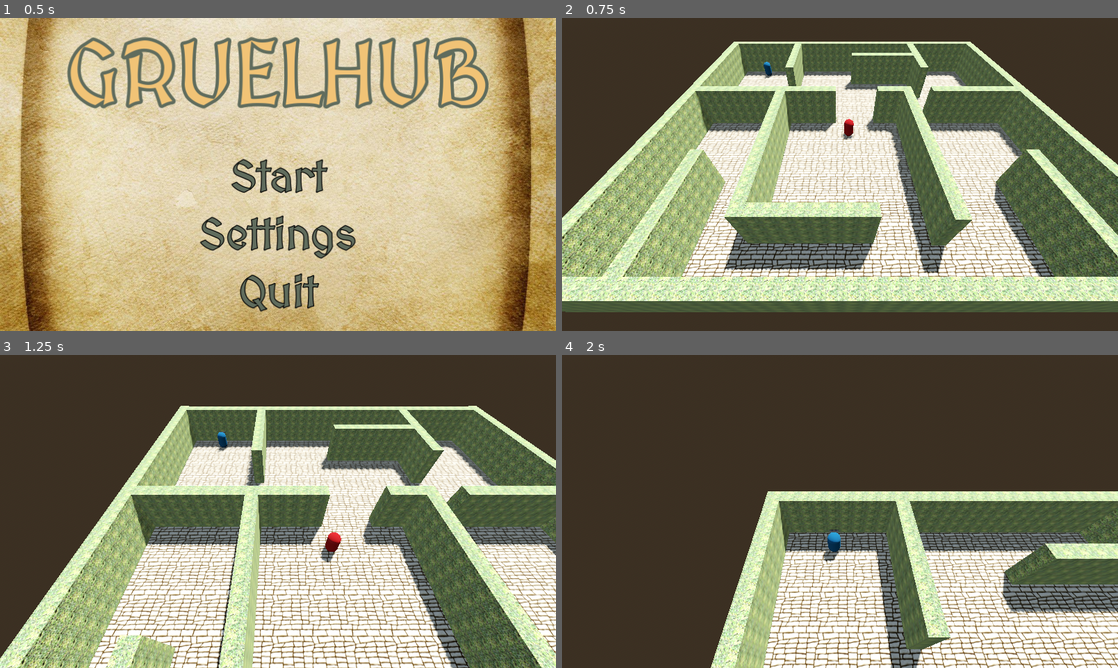
Above: before the commit, frames 1-4 (two rows, left to right).
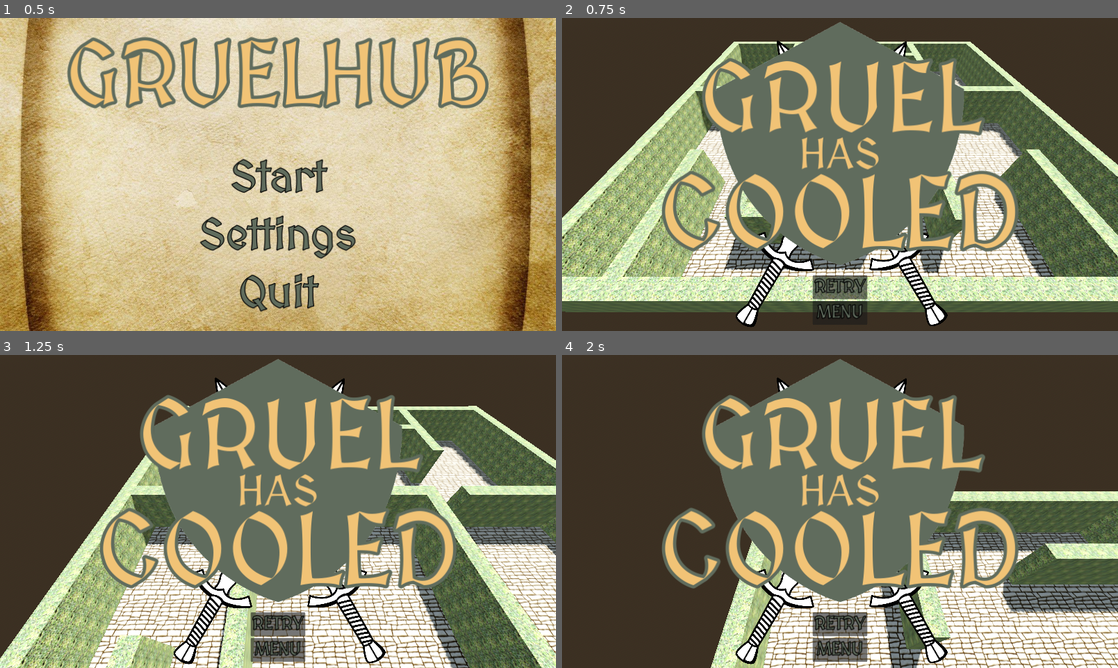
Above: after the commit, the same moments.

Repository: chumofchums/Abberation
Game: Godot game, scene res://start_menu.tscn
Two runs of this game, one before a commit and one after it. Both use one fixed random seed, a clock stepped at 60 frames per second and the inputs below.
Inputs (mouse positions are in pixels of both pictures, inside the frame that each line leads up to):
- Up to frame 1 (0.5 s): no input
- Up to frame 2 (0.75 s): click "Start" at 0.5 s
- Up to frame 3 (1.25 s): no input
- Up to frame 4 (2 s): click (840, 624) at 1.25 s, where only the run after the commit has a clickable "RETRY"

Frame 1 is identical in both runs. In frame 2, 32% of the frame differs, in the area x 17-83%, y 1-99%; in frame 3, 32%; in frame 4, 32%, in the area x 18-83%, y 1-99%.

Commit message:
add fail animation

Diff:
--- a/player/FailScreen.gd
+++ b/player/FailScreen.gd
@@ -3,5 +3,5 @@
 @onready var fail_cutscene: AnimationPlayer = $"../FailCutscene"
 
 func _on_gruel_temp_bar_gruel_timeout() -> void:
-	fail_cutscene.play("fail_screen")
+	fail_cutscene.play("fail_anim")
 	await fail_cutscene.animation_finished
--- a/player/PlayerUI.gd
+++ b/player/PlayerUI.gd
@@ -6,3 +6,4 @@
 # Called when the node enters the scene tree for the first time.
 func _ready() -> void:
 	gruel_temp_bar.visible = false
+	#fail_screen.visible = false
--- a/world.tscn
+++ b/world.tscn
@@ -10,6 +10,8 @@
 [ext_resource type="Script" path="res://player/GruelTemperature.gd" id="7_vxugl"]
 [ext_resource type="Script" path="res://player/FailScreen.gd" id="8_0fhs1"]
 [ext_resource type="Theme" uid="uid://cmv7tmblhvfuo" path="res://menu_theme.tres" id="8_ftefi"]
+[ext_resource type="Texture2D" uid="uid://sm03tgg720ta" path="res://textures/shield_canva.png" id="10_6ek61"]
+[ext_resource type="Texture2D" uid="uid://gtsfa0ch6jcr" path="res://textures/sword.png" id="10_yy85e"]
 
 [sub_resource type="ProceduralSkyMaterial" id="ProceduralSkyMaterial_757gv"]
 sky_horizon_color = Color(0.64625, 0.65575, 0.67075, 1)
@@ -49,207 +51,197 @@
 
 [sub_resource type="StyleBoxEmpty" id="StyleBoxEmpty_agxvy"]
 
-[sub_resource type="StyleBoxEmpty" id="StyleBoxEmpty_reccp"]
-
-[sub_resource type="StyleBoxEmpty" id="StyleBoxEmpty_ibwtb"]
-
-[sub_resource type="StyleBoxEmpty" id="StyleBoxEmpty_wmacn"]
-
-[sub_resource type="StyleBoxEmpty" id="StyleBoxEmpty_i56ql"]
-
-[sub_resource type="StyleBoxEmpty" id="StyleBoxEmpty_po6ft"]
-
-[sub_resource type="Animation" id="Animation_mvbuc"]
+[sub_resource type="Animation" id="Animation_lugql"]
+resource_name = "fail_anim"
+length = 4.0
+tracks/0/type = "value"
+tracks/0/imported = false
+tracks/0/enabled = true
+tracks/0/path = NodePath("FailScreen/Gruel:theme_override_font_sizes/font_size")
+tracks/0/interp = 1
+tracks/0/loop_wrap = true
+tracks/0/keys = {
+"times": PackedFloat32Array(0.1, 0.4),
+"transitions": PackedFloat32Array(1, 1),
+"update": 0,
+"values": [700, 220]
+}
+tracks/1/type = "value"
+tracks/1/imported = false
+tracks/1/enabled = true
+tracks/1/path = NodePath("FailScreen/Gruel:self_modulate")
+tracks/1/interp = 1
+tracks/1/loop_wrap = true
+tracks/1/keys = {
+"times": PackedFloat32Array(0.1, 0.3),
+"transitions": PackedFloat32Array(1, 1),
+"update": 0,
+"values": [Color(1, 1, 1, 0), Color(1, 1, 1, 1)]
+}
+tracks/2/type = "value"
+tracks/2/imported = false
+tracks/2/enabled = true
+tracks/2/path = NodePath("FailScreen/Has:theme_override_font_sizes/font_size")
+tracks/2/interp = 1
+tracks/2/loop_wrap = true
+tracks/2/keys = {
+"times": PackedFloat32Array(1, 1.3),
+"transitions": PackedFloat32Array(1, 1),
+"update": 0,
+"values": [400, 100]
+}
+tracks/3/type = "value"
+tracks/3/imported = false
+tracks/3/enabled = true
+tracks/3/path = NodePath("FailScreen/Has:self_modulate")
+tracks/3/interp = 1
+tracks/3/loop_wrap = true
+tracks/3/keys = {
+"times": PackedFloat32Array(1, 1.2),
+"transitions": PackedFloat32Array(1, 1),
+"update": 0,
+"values": [Color(1, 1, 1, 0), Color(1, 1, 1, 1)]
+}
+tracks/4/type = "value"
+tracks/4/imported = false
+tracks/4/enabled = true
+tracks/4/path = NodePath("FailScreen/Cooled:theme_override_font_sizes/font_size")
+tracks/4/interp = 1
+tracks/4/loop_wrap = true
+tracks/4/keys = {
+"times": PackedFloat32Array(2, 2.3),
+"transitions": PackedFloat32Array(1, 1),
+"update": 0,
+"values": [630, 230]
+}
+tracks/5/type = "value"
+tracks/5/imported = false
+tracks/5/enabled = true
+tracks/5/path = NodePath("FailScreen/Cooled:self_modulate")
+tracks/5/interp = 1
+tracks/5/loop_wrap = true
+tracks/5/keys = {
+"times": PackedFloat32Array(2, 2.2),
+"transitions": PackedFloat32Array(1, 1),
+"update": 0,
+"values": [Color(1, 1, 1, 0), Color(1, 1, 1, 1)]
+}
+tracks/6/type = "value"
+tracks/6/imported = false
+tracks/6/enabled = true
+tracks/6/path = NodePath("FailScreen/Sword:position")
+tracks/6/interp = 1
+tracks/6/loop_wrap = true
+tracks/6/keys = {
+"times": PackedFloat32Array(3.2, 3.4),
+"transitions": PackedFloat32Array(1, 1),
+"update": 0,
+"values": [Vector2(104, 643), Vector2(548, -126)]
+}
+tracks/7/type = "value"
+tracks/7/imported = false
+tracks/7/enabled = true
+tracks/7/path = NodePath("FailScreen/Sword2:position")
+tracks/7/interp = 1
+tracks/7/loop_wrap = true
+tracks/7/keys = {
+"times": PackedFloat32Array(3.2, 3.4),
+"transitions": PackedFloat32Array(1, 1),
+"update": 0,
+"values": [Vector2(644, 911), Vector2(218, 174)]
+}
+tracks/8/type = "value"
+tracks/8/imported = false
+tracks/8/enabled = true
+tracks/8/path = NodePath("FailScreen/ColorRect:self_modulate")
+tracks/8/interp = 1
+tracks/8/loop_wrap = true
+tracks/8/keys = {
+"times": PackedFloat32Array(3, 3.2, 3.3),
+"transitions": PackedFloat32Array(1, 1, 1),
+"update": 0,
+"values": [Color(1, 1, 1, 0), Color(1, 1, 1, 0.545098), Color(1, 1, 1, 0)]
+}
+tracks/9/type = "value"
+tracks/9/imported = false
+tracks/9/enabled = true
+tracks/9/path = NodePath("FailScreen/VBoxContainer/Retry Button:self_modulate")
+tracks/9/interp = 1
+tracks/9/loop_wrap = true
+tracks/9/keys = {
+"times": PackedFloat32Array(3.6, 3.8),
+"transitions": PackedFloat32Array(1, 1),
+"update": 0,
+"values": [Color(1, 1, 1, 0), Color(1, 1, 1, 1)]
+}
+tracks/10/type = "value"
+tracks/10/imported = false
+tracks/10/enabled = true
+tracks/10/path = NodePath("FailScreen/VBoxContainer/Menu Button:self_modulate")
+tracks/10/interp = 1
+tracks/10/loop_wrap = true
+tracks/10/keys = {
+"times": PackedFloat32Array(3.8, 4),
+"transitions": PackedFloat32Array(1, 1),
+"update": 0,
+"values": [Color(1, 1, 1, 0), Color(1, 1, 1, 1)]
+}
+tracks/11/type = "value"
+tracks/11/imported = false
+tracks/11/enabled = true
+tracks/11/path = NodePath("FailScreen/Shield:self_modulate")
+tracks/11/interp = 1
+tracks/11/loop_wrap = true
+tracks/11/keys = {
+"times": PackedFloat32Array(0, 0.1),
+"transitions": PackedFloat32Array(1, 1),
+"update": 0,
+"values": [Color(1, 1, 1, 0), Color(1, 1, 1, 1)]
+}
+
+[sub_resource type="Animation" id="Animation_hxsgw"]
 length = 0.001
 tracks/0/type = "value"
 tracks/0/imported = false
 tracks/0/enabled = true
-tracks/0/path = NodePath("FailScreen/Gruel:position")
+tracks/0/path = NodePath("FailScreen/VBoxContainer/Retry Button:self_modulate")
 tracks/0/interp = 1
 tracks/0/loop_wrap = true
 tracks/0/keys = {
 "times": PackedFloat32Array(0),
 "transitions": PackedFloat32Array(1),
 "update": 0,
-"values": [Vector2(-500, 223)]
+"values": [Color(1, 1, 1, 1)]
 }
 tracks/1/type = "value"
 tracks/1/imported = false
 tracks/1/enabled = true
-tracks/1/path = NodePath("FailScreen/Has:position")
+tracks/1/path = NodePath("FailScreen/VBoxContainer/Menu Button:self_modulate")
 tracks/1/interp = 1
 tracks/1/loop_wrap = true
 tracks/1/keys = {
 "times": PackedFloat32Array(0),
 "transitions": PackedFloat32Array(1),
 "update": 0,
-"values": [Vector2(1300, 320)]
+"values": [Color(1, 1, 1, 1)]
 }
 tracks/2/type = "value"
 tracks/2/imported = false
 tracks/2/enabled = true
-tracks/2/path = NodePath("FailScreen/Cooled:scale")
+tracks/2/path = NodePath("FailScreen/Shield:self_modulate")
 tracks/2/interp = 1
 tracks/2/loop_wrap = true
 tracks/2/keys = {
 "times": PackedFloat32Array(0),
 "transitions": PackedFloat32Array(1),
 "update": 0,
-"values": [Vector2(1, 1)]
-}
-tracks/3/type = "value"
-tracks/3/imported = false
-tracks/3/enabled = true
-tracks/3/path = NodePath("FailScreen/Cooled:position")
-tracks/3/interp = 1
-tracks/3/loop_wrap = true
-tracks/3/keys = {
-"times": PackedFloat32Array(0),
-"transitions": PackedFloat32Array(1),
-"update": 0,
-"values": [Vector2(446.5, 1000)]
-}
-tracks/4/type = "value"
-tracks/4/imported = false
-tracks/4/enabled = true
-tracks/4/path = NodePath("FailScreen/Cooled:theme_override_colors/font_color")
-tracks/4/interp = 1
-tracks/4/loop_wrap = true
-tracks/4/keys = {
-"times": PackedFloat32Array(0),
-"transitions": PackedFloat32Array(1),
-"update": 0,
-"values": [Color(0, 0, 0, 0)]
-}
-tracks/5/type = "value"
-tracks/5/imported = false
-tracks/5/enabled = true
-tracks/5/path = NodePath("FailScreen/VBoxContainer/Retry Button:visible")
-tracks/5/interp = 1
-tracks/5/loop_wrap = true
-tracks/5/keys = {
-"times": PackedFloat32Array(0),
-"transitions": PackedFloat32Array(1),
-"update": 1,
-"values": [false]
-}
-tracks/6/type = "value"
-tracks/6/imported = false
-tracks/6/enabled = true
-tracks/6/path = NodePath("FailScreen/VBoxContainer/Menu Button:visible")
-tracks/6/interp = 1
-tracks/6/loop_wrap = true
-tracks/6/keys = {
-"times": PackedFloat32Array(0),
-"transitions": PackedFloat32Array(1),
-"update": 1,
-"values": [false]
-}
-
-[sub_resource type="Animation" id="Animation_nd1u1"]
-resource_name = "fail_screen"
-length = 5.0
-tracks/0/type = "value"
-tracks/0/imported = false
-tracks/0/enabled = true
-tracks/0/path = NodePath("FailScreen/Gruel:position")
-tracks/0/interp = 1
-tracks/0/loop_wrap = true
-tracks/0/keys = {
-"times": PackedFloat32Array(0, 1),
-"transitions": PackedFloat32Array(1, 1),
-"update": 0,
-"values": [Vector2(-500, 223), Vector2(446.5, 223)]
-}
-tracks/1/type = "value"
-tracks/1/imported = false
-tracks/1/enabled = true
-tracks/1/path = NodePath("FailScreen/Has:position")
-tracks/1/interp = 1
-tracks/1/loop_wrap = true
-tracks/1/keys = {
-"times": PackedFloat32Array(0, 1, 2),
-"transitions": PackedFloat32Array(1, 1, 1),
-"update": 0,
-"values": [Vector2(1300, 320), Vector2(1300, 320), Vector2(446.5, 320)]
-}
-tracks/2/type = "value"
-tracks/2/imported = false
-tracks/2/enabled = true
-tracks/2/path = NodePath("FailScreen/Cooled:position")
-tracks/2/interp = 1
-tracks/2/loop_wrap = true
-tracks/2/keys = {
-"times": PackedFloat32Array(0, 2.5, 3),
-"transitions": PackedFloat32Array(1, 1, 1),
-"update": 0,
-"values": [Vector2(446.5, 1000), Vector2(446.5, 514.167), Vector2(446.5, 417)]
-}
-tracks/3/type = "value"
-tracks/3/imported = false
-tracks/3/enabled = true
-tracks/3/path = NodePath("FailScreen/Cooled:scale")
-tracks/3/interp = 1
-tracks/3/loop_wrap = true
-tracks/3/keys = {
-"times": PackedFloat32Array(2.5, 3),
-"transitions": PackedFloat32Array(1, 1),
-"update": 0,
-"values": [Vector2(10, 10), Vector2(1, 1)]
-}
-tracks/4/type = "value"
-tracks/4/imported = false
-tracks/4/enabled = true
-tracks/4/path = NodePath("FailScreen/Cooled:theme_override_colors/font_color")
-tracks/4/interp = 1
-tracks/4/loop_wrap = true
-tracks/4/keys = {
-"times": PackedFloat32Array(0, 2.5, 2.6),
-"transitions": PackedFloat32Array(1, 1, 1),
-"update": 0,
-"values": [Color(0, 0, 0, 0), Color(0, 0, 0, 0), Color(1, 1, 1, 1)]
-}
-tracks/5/type = "value"
-tracks/5/imported = false
-tracks/5/enabled = true
-tracks/5/path = NodePath("FailScreen/VBoxContainer/Menu Button:visible")
-tracks/5/interp = 1
-tracks/5/loop_wrap = true
-tracks/5/keys = {
-"times": PackedFloat32Array(0.7, 4.5, 5),
-"transitions": PackedFloat32Array(1, 1, 1),
-"update": 1,
-"values": [false, false, true]
-}
-tracks/6/type = "value"
-tracks/6/imported = false
-tracks/6/enabled = true
-tracks/6/path = NodePath("FailScreen/VBoxContainer/Retry Button:visible")
-tracks/6/interp = 1
-tracks/6/loop_wrap = true
-tracks/6/keys = {
-"times": PackedFloat32Array(0.7, 4.5, 5),
-"transitions": PackedFloat32Array(1, 1, 1),
-"update": 1,
-"values": [false, false, true]
-}
-tracks/7/type = "value"
-tracks/7/imported = false
-tracks/7/enabled = true
-tracks/7/path = NodePath("GruelTempBar:visible")
-tracks/7/interp = 1
-tracks/7/loop_wrap = true
-tracks/7/keys = {
-"times": PackedFloat32Array(0),
-"transitions": PackedFloat32Array(1),
-"update": 1,
-"values": [false]
+"values": [Color(1, 1, 1, 1)]
 }
 
 [sub_resource type="AnimationLibrary" id="AnimationLibrary_ivtb2"]
 _data = {
-"RESET": SubResource("Animation_mvbuc"),
-"fail_screen": SubResource("Animation_nd1u1")
+"RESET": SubResource("Animation_hxsgw"),
+"fail_anim": SubResource("Animation_lugql")
 }
 
 [sub_resource type="Animation" id="Animation_ib3b6"]
@@ -523,15 +515,59 @@
 theme_override_styles/panel = SubResource("StyleBoxEmpty_agxvy")
 script = ExtResource("8_0fhs1")
 
+[node name="Sword" type="TextureRect" parent="Player/CanvasLayer/FailScreen"]
+layout_mode = 0
+offset_left = 548.0
+offset_top = -126.0
+offset_right = 1136.0
+offset_bottom = 727.0
+rotation = 0.523599
+texture = ExtResource("10_yy85e")
+expand_mode = 1
+stretch_mode = 4
+flip_v = true
+
+[node name="Sword2" type="TextureRect" parent="Player/CanvasLayer/FailScreen"]
+layout_mode = 0
+offset_left = 218.0
+offset_top = 174.0
+offset_right = 805.999
+offset_bottom = 1027.0
+rotation = -0.523599
+texture = ExtResource("10_yy85e")
+expand_mode = 1
+stretch_mode = 4
+flip_v = true
+
+[node name="Shield" type="TextureRect" parent="Player/CanvasLayer/FailScreen"]
+layout_mode = 1
+anchors_preset = 8
+anchor_left = 0.5
+anchor_top = 0.5
+anchor_right = 0.5
+anchor_bottom = 0.5
+offset_left = -304.0
+offset_top = -352.0
+offset_right = 304.0
+offset_bottom = 210.0
+grow_horizontal = 2
+grow_vertical = 2
+texture = ExtResource("10_6ek61")
+
 [node name="Gruel" type="Label" parent="Player/CanvasLayer/FailScreen"]
-layout_mode = 2
-offset_left = -500.0
-offset_top = 223.0
-offset_right = -113.001
-offset_bottom = 337.0
+layout_mode = 1
+anchors_preset = 8
+anchor_left = 0.5
+anchor_top = 0.5
+anchor_right = 0.5
+anchor_bottom = 0.5
+offset_left = -193.5
+offset_top = -220.0
+offset_right = 193.499
+offset_bottom = -106.0
 grow_horizontal = 2
 grow_vertical = 2
-theme_override_font_sizes/font_size = 100
+theme_override_font_sizes/font_size = 220
 text = "GRUEL"
 horizontal_alignment = 1
 
@@ -545,11 +581,18 @@
 theme_override_constants/margin_bottom = 0
 
 [node name="Has" type="Label" parent="Player/CanvasLayer/FailScreen"]
-layout_mode = 2
-offset_left = 1300.0
-offset_top = 320.0
-offset_right = 1687.0
-offset_bottom = 434.0
+layout_mode = 1
+anchors_preset = 8
+anchor_left = 0.5
+anchor_top = 0.5
+anchor_right = 0.5
+anchor_bottom = 0.5
+offset_left = -193.5
+offset_top = -98.48
+offset_right = 193.5
+offset_bottom = 15.5202
+grow_horizontal = 2
+grow_vertical = 2
 theme_override_font_sizes/font_size = 100
 text = "HAS"
 horizontal_alignment = 1
@@ -564,16 +607,22 @@
 theme_override_constants/margin_bottom = 0
 
 [node name="Cooled" type="Label" parent="Player/CanvasLayer/FailScreen"]
-layout_mode = 2
-offset_left = 446.5
-offset_top = 1000.0
-offset_right = 833.5
-offset_bottom = 1114.0
-pivot_offset = Vector2(193.5, 40)
-theme_override_colors/font_color = Color(0, 0, 0, 0)
-theme_override_font_sizes/font_size = 100
+layout_mode = 1
+anchors_preset = 8
+anchor_left = 0.5
+anchor_top = 0.5
+anchor_right = 0.5
+anchor_bottom = 0.5
+offset_left = -416.5
+offset_top = -29.955
+offset_right = 416.5
+offset_bottom = 230.045
+grow_horizontal = 2
+grow_vertical = 2
+theme_override_font_sizes/font_size = 230
 text = "COOLED"
 horizontal_alignment = 1
+vertical_alignment = 1
 
 [node name="VBoxContainer" type="VBoxContainer" parent="Player/CanvasLayer/FailScreen"]
 layout_mode = 1
@@ -587,42 +636,39 @@
 offset_right = 20.0
 grow_horizontal = 2
 grow_vertical = 0
+alignment = 1
+
+[node name="MarginContainer2" type="MarginContainer" parent="Player/CanvasLayer/FailScreen/VBoxContainer"]
+layout_mode = 2
+theme_override_constants/margin_top = 10
 
 [node name="Retry Button" type="Button" parent="Player/CanvasLayer/FailScreen/VBoxContainer"]
-visible = false
 layout_mode = 2
 theme_override_font_sizes/font_size = 40
-theme_override_styles/normal = SubResource("StyleBoxEmpty_reccp")
-theme_override_styles/hover = SubResource("StyleBoxEmpty_ibwtb")
-theme_override_styles/pressed = SubResource("StyleBoxEmpty_wmacn")
-theme_override_styles/disabled = SubResource("StyleBoxEmpty_i56ql")
-theme_override_styles/focus = SubResource("StyleBoxEmpty_po6ft")
 text = "RETRY"
 
-[node name="MarginContainer2" type="MarginContainer" parent="Player/CanvasLayer/FailScreen/VBoxContainer"]
-layout_mode = 2
-theme_override_constants/margin_top = 17
-
 [node name="Menu Button" type="Button" parent="Player/CanvasLayer/FailScreen/VBoxContainer"]
-visible = false
 layout_mode = 2
 theme_override_font_sizes/font_size = 40
-theme_override_styles/normal = SubResource("StyleBoxEmpty_reccp")
-theme_override_styles/hover = SubResource("StyleBoxEmpty_ibwtb")
-theme_override_styles/pressed = SubResource("StyleBoxEmpty_wmacn")
-theme_override_styles/disabled = SubResource("StyleBoxEmpty_i56ql")
-theme_override_styles/focus = SubResource("StyleBoxEmpty_po6ft")
 text = "MENU"
 
 [node name="MarginContainer" type="MarginContainer" parent="Player/CanvasLayer/FailScreen/VBoxContainer"]
 layout_mode = 2
-theme_override_constants/margin_bottom = 60
+theme_override_constants/margin_bottom = 10
+
+[node name="ColorRect" type="ColorRect" parent="Player/CanvasLayer/FailScreen"]
+self_modulate = Color(1, 1, 1, 0)
+layout_mode = 1
+anchors_preset = 15
+anchor_right = 1.0
+anchor_bottom = 1.0
+grow_horizontal = 2
+grow_vertical = 2
 
 [node name="FailCutscene" type="AnimationPlayer" parent="Player/CanvasLayer"]
 libraries = {
 "": SubResource("AnimationLibrary_ivtb2")
 }
-speed_scale = 1.495
 
 [node name="Guard" parent="." instance=ExtResource("6_3dir3")]
 
Binary file added: textures/shield_canva.png
Not shown, added: textures/shield_canva.png.import
Binary file added: textures/sword.png
Not shown, added: textures/sword.png.import
Not shown: 1 places in world.tscn that only renumber resources
Not shown, added: textures/shield_canva.png~
